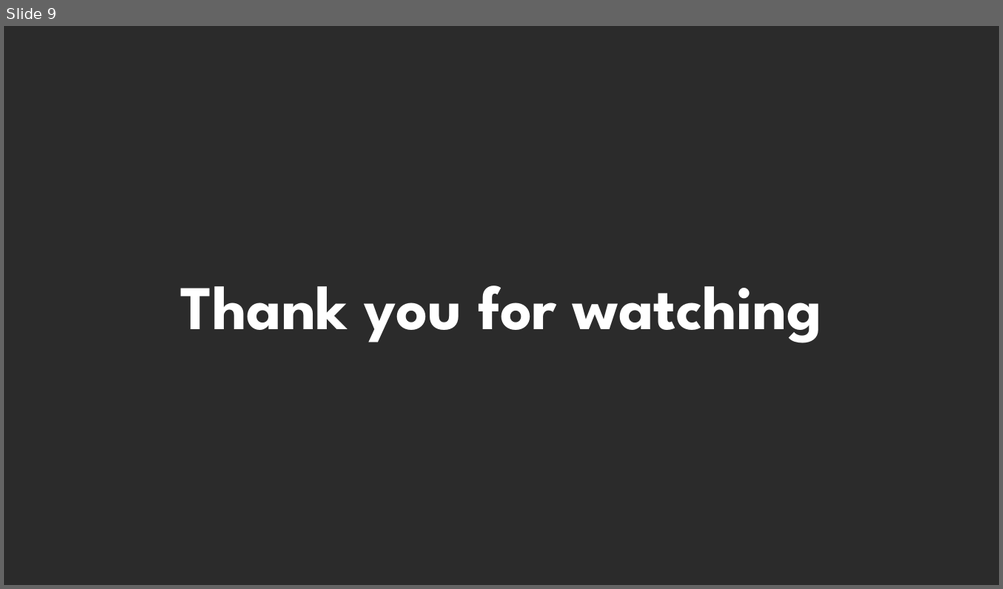
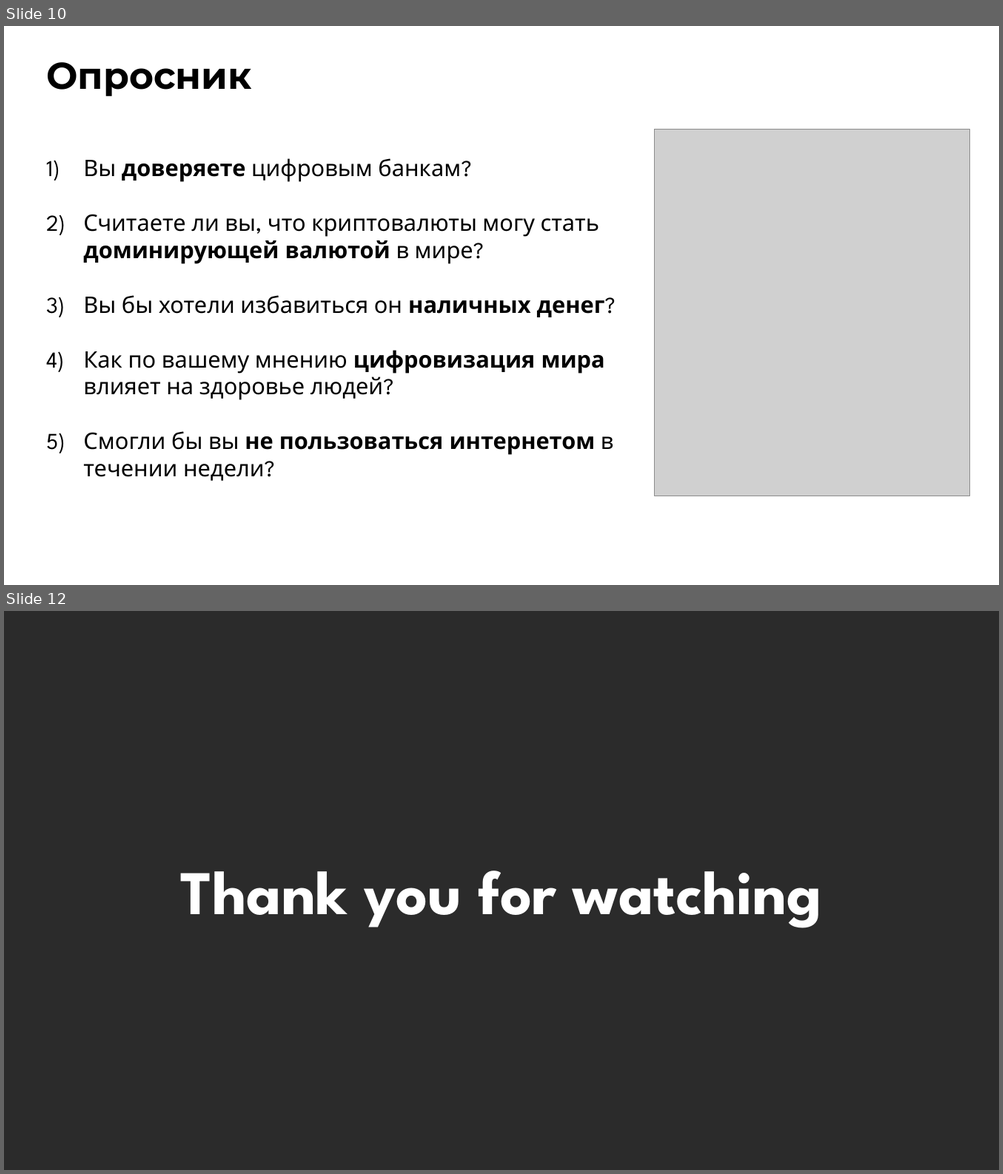
Before and after one commit to kharbacheuski/BSUIR_LABS, a slide deck: 5_term/МППиУ/SOFT_FX_PRES_6.pptx. Shown one above the other, each under a label of ours: slide 9 before the commit, slides 10 and 12 after it; the slides between them are not shown. The pictures are 1003x589 and 1003x1174 pixels, drawn with LibreOffice and Linux fonts; fonts in the diff are those of the drawing; grey boxes stand for pictures; background and template pictures are left out; a plain dark background stands for a picture behind light text. Boxes give left, top, right and bottom in pixels: in the first picture for what was removed or moved away, otherwise in the second. Text is boxed around its words. In the diff, an @@ line names an element or a change of style, - is before the commit and + after.

```diff
--- a/5_term/МППиУ/SOFT_FX_PRES_6.pptx
+++ b/5_term/МППиУ/SOFT_FX_PRES_6.pptx
@@ slide 10 added at [4,26,999,585], background #FFFFFF @@
@@ title added at [46,62,252,96], 36 pt, text #000000, bold @@
+Опросник
@@ picture added at [654,130,970,496] @@
@@ text added at [83,158,615,481], 22 pt, text #000000 @@
+1) Вы доверяете цифровым банкам?
+2) Считаете ли вы, что криптовалюты могу стать доминирующей валютой в мире?
+3) Вы бы хотели избавиться он наличных денег?
+4) Как по вашему мнению цифровизация мира влияет на здоровье людей?
+5) Смогли бы вы не пользоваться интернетом в течении недели?
@@ what was slide 9 is now slide 12 @@
```
Also in this commit, not shown: 6 slides changed, 4 other slides added, 2 slides removed.
